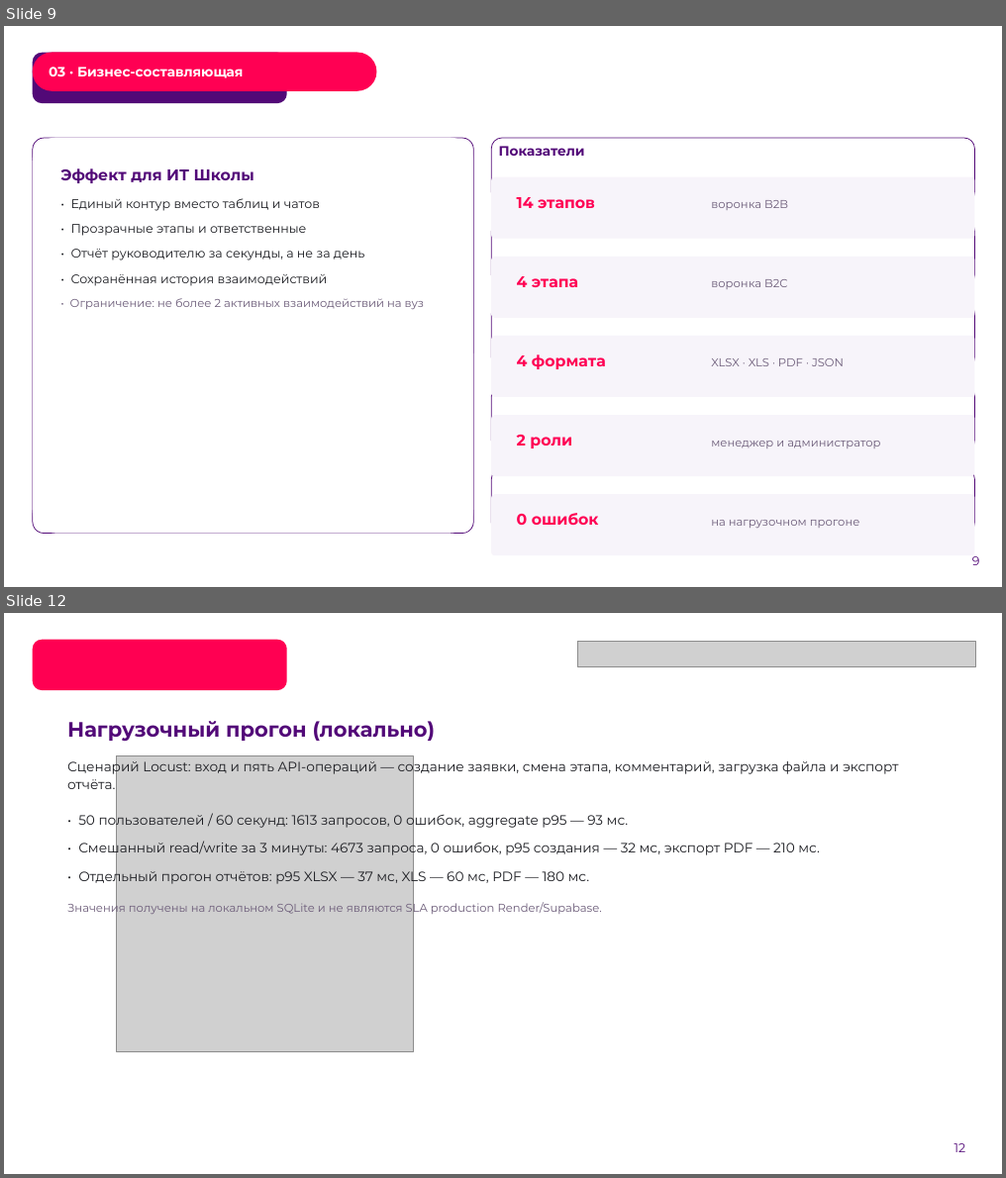
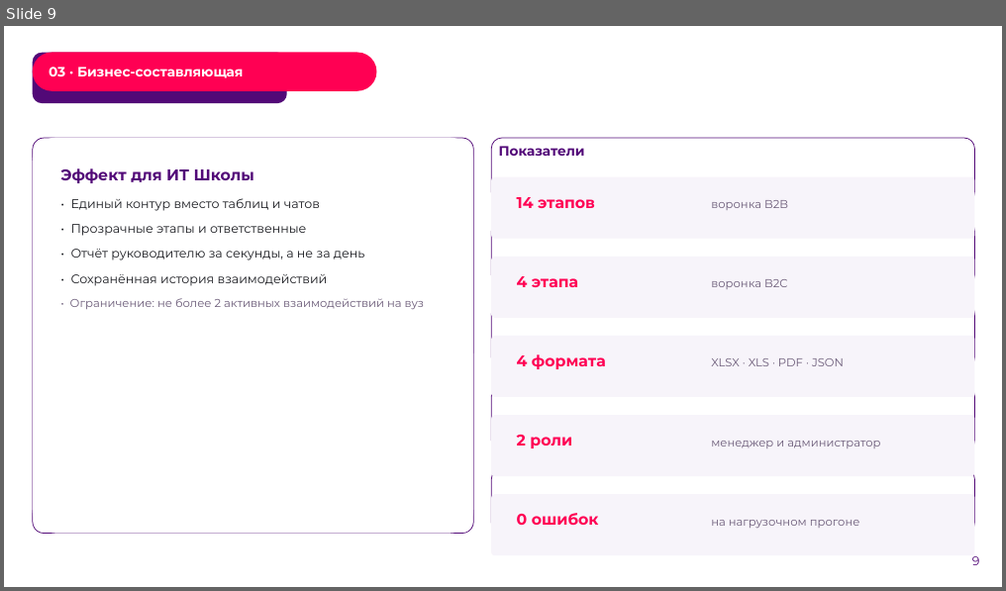
Before and after one commit to Pavel1778/rtk-crm, a slide deck: docs/presentation/RTK-CRM-LCT2026.pptx. Shown one above the other, each under a label of ours: slides 9 and 12 before the commit, slide 9 after it; the slides between them are not shown. The pictures are 1006x1178 and 1006x591 pixels, drawn with LibreOffice and Linux fonts; fonts in the diff are those of the drawing; grey boxes stand for pictures; background and template pictures are left out. Boxes give left, top, right and bottom in pixels: in the first picture for what was removed or moved away, otherwise in the second. Text is boxed around its words. In the diff, an @@ line names an element or a change of style, - is before the commit and + after.

Commit message:
docs(presentation): презентация сокращена до 11 слайдов
Слайды «Планы по развитию», «Нагрузочный прогон» и «Контакты» свёрнуты в
соседние: обязательные блоки шаблона ЛЦТ сохранены, но защита укладывается
в короткий регламент. QR на репозиторий и контакты перенесены на слайд
демонстрации, тексты pitch.md синхронизированы с новой структурой.

```diff
--- a/docs/presentation/RTK-CRM-LCT2026.pptx
+++ b/docs/presentation/RTK-CRM-LCT2026.pptx
@@ slide 12 removed at bbox=[4, 613, 1002, 1174], background #FFFFFF @@
@@ freeform shape removed at bbox=[33, 639, 287, 690] @@
@@ picture removed at bbox=[577, 642, 975, 666] @@
@@ text removed at bbox=[67, 721, 898, 916] @@
-Нагрузочный прогон (локально)
-Сценарий Locust: вход и пять API-операций — создание заявки, смена этапа, комментарий, загрузка файла и экспорт отчёта.
-• 50 пользователей / 60 секунд: 1613 запросов, 0 ошибок, aggregate p95 — 93 мс.
-• Смешанный read/write за 3 минуты: 4673 запроса, 0 ошибок, p95 создания — 32 мс, экспорт PDF — 210 мс.
-• Отдельный прогон отчётов: p95 XLSX — 37 мс, XLS — 60 мс, PDF — 180 мс.
-Значения получены на локальном SQLite и не являются SLA production Render/Supabase.
@@ picture removed at bbox=[117, 756, 414, 1053] @@
@@ text removed at bbox=[954, 1144, 966, 1153] @@
-12
```
Also in this commit, not shown: 2 slides changed, 2 other slides removed, 3 other files.
